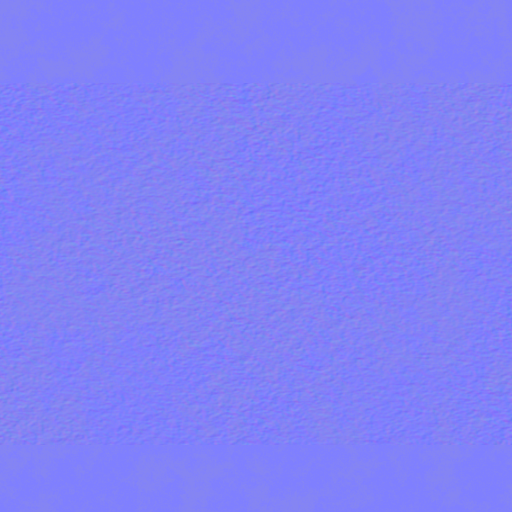
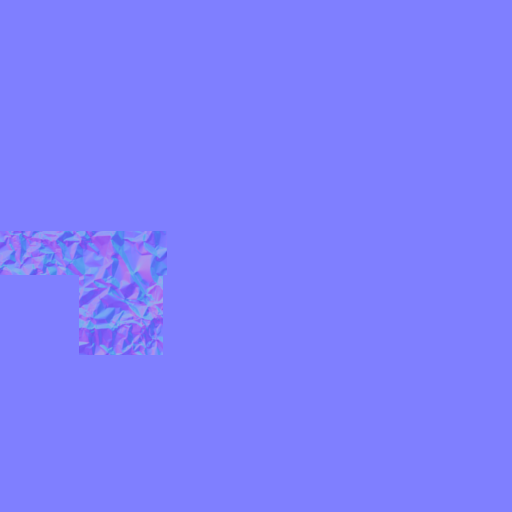
Layers edited between the first and the second 512×512 image:
hid "Warstwa" over [0, 0, 512, 512]
added layer "Warstwa #5" (60%) above "Warstwa #2" over [0, 231, 167, 355]
hid "Warstwa #2" over [0, 83, 512, 445]
hid "Warstwa #1", opacity 100% → 34% over [0, 0, 512, 512]
